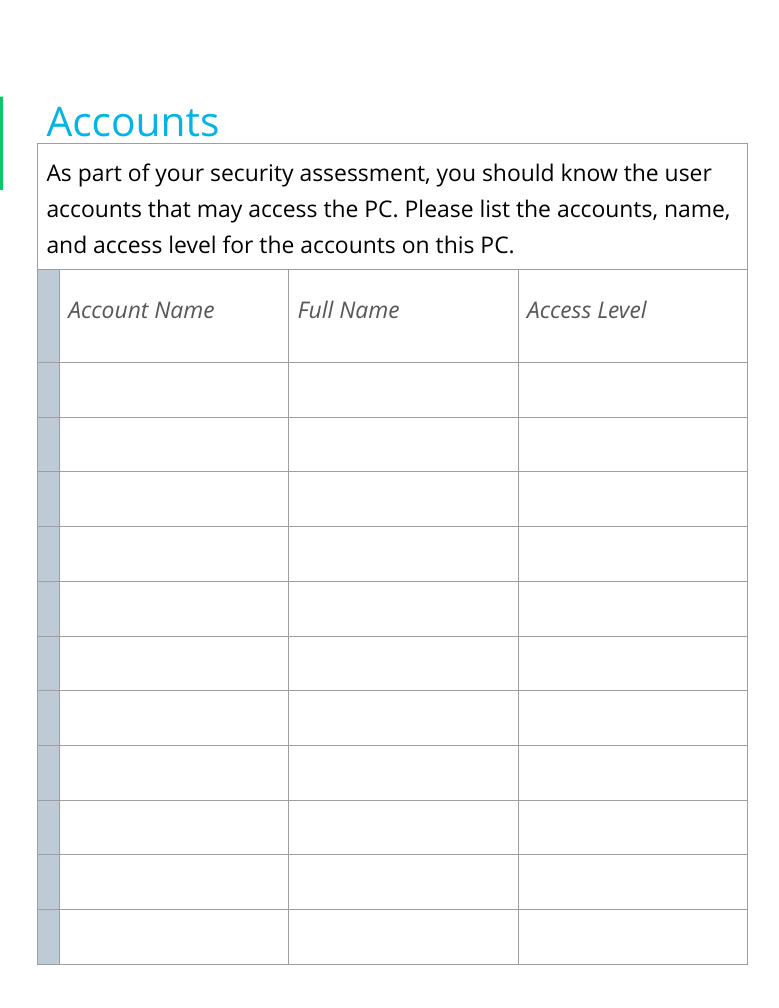
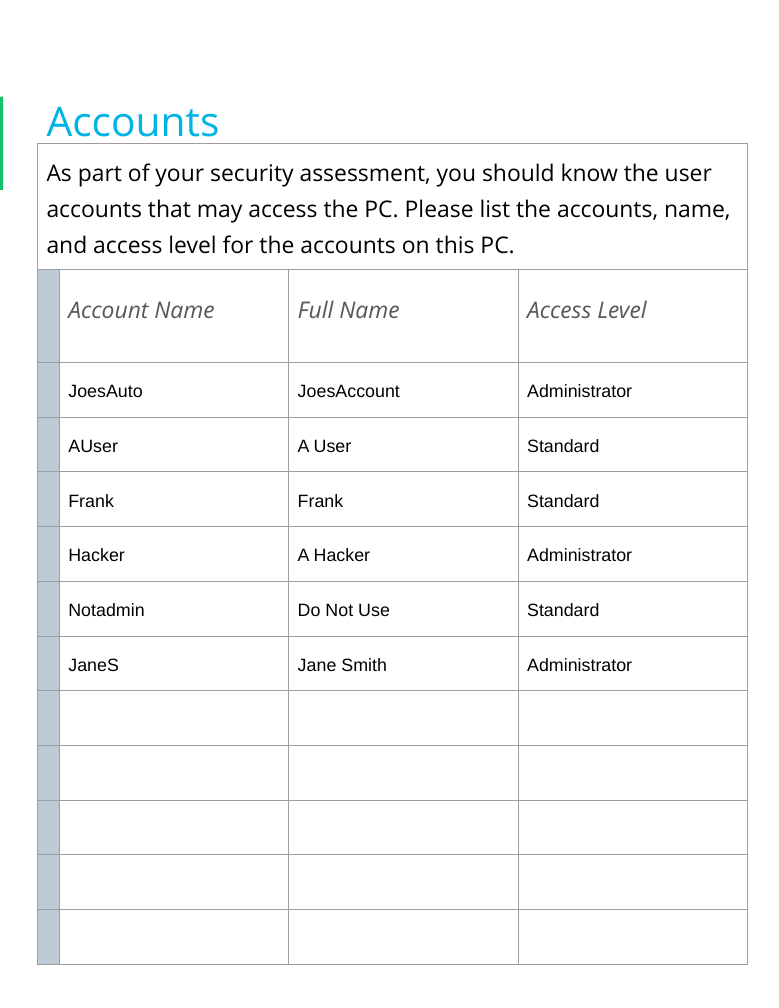
Before and after one commit to ZG089/DECI-PROJEKT, a slide deck: slide 6 of Project A/cyber-track-cubs-project-1-project-starter-template.pptx. Drawn at 779x1008 pixels with LibreOffice and Linux fonts; fonts in the diff are those of the drawing; background and template pictures are left out. Boxes give left, top, right and bottom in pixels: in the first picture for what was removed or moved away, otherwise in the second. Text is boxed around its words. In the diff, an @@ line names an element or a change of style, - is before the commit and + after.

Commit message:
edited some slides

```diff
--- a/Project A/cyber-track-cubs-project-1-project-starter-template.pptx
+++ b/Project A/cyber-track-cubs-project-1-project-starter-template.pptx
@@ table at <box>38,143,746,949</box> @@
+row 3:  | JoesAuto | JoesAccount | Administrator
+row 4:  | AUser | A User | Standard
+row 5:  | Frank | Frank | Standard
+row 6:  | Hacker | A Hacker | Administrator
+row 7:  | Notadmin | Do Not Use | Standard
+row 8:  | JaneS | Jane Smith | Administrator
-row 8:  |  |  | 
-row 9:  |  |  | 
-row 10:  |  |  | 
-row 11:  |  |  | 
-row 12:  |  |  | 
-row 13:  |  |  | 
@@ table: place and size @@
-table at <box>38,143,741,923</box>
+table at <box>38,143,746,949</box>
```
Also in this commit, not shown: 8 other slides changed.
